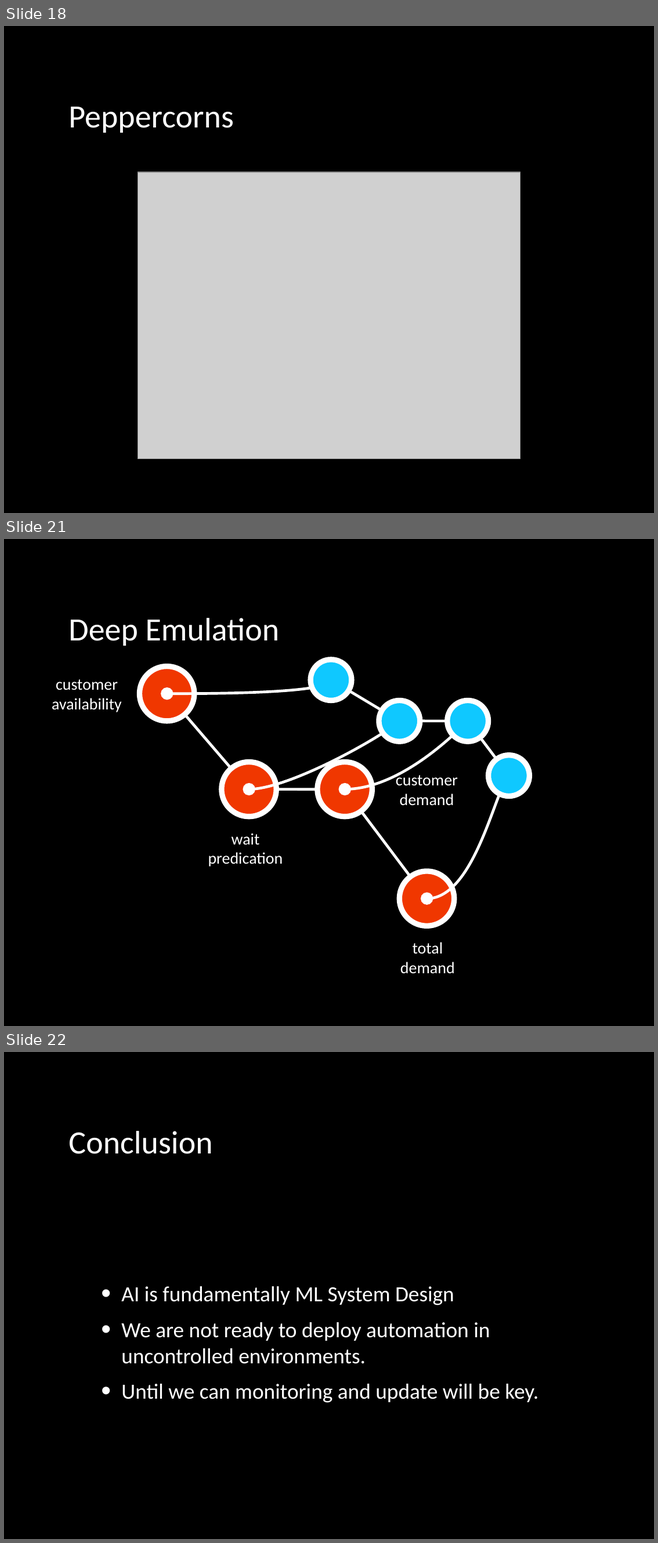
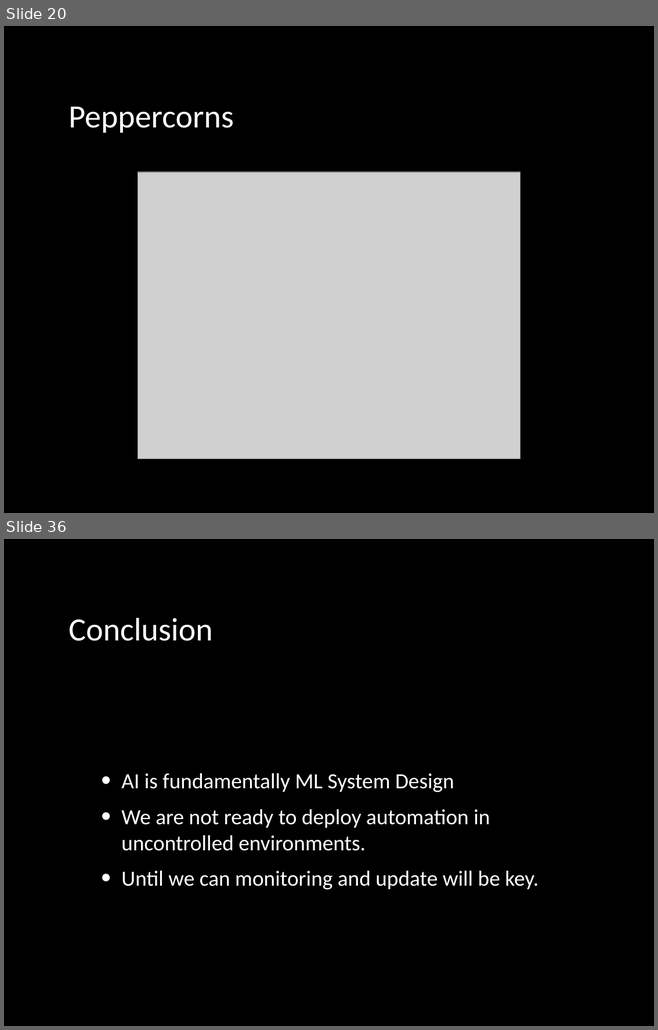
Before and after one commit to lawrennd/slides, a slide deck: 2019-09-20-machine-learning-systems-design.pptx. Shown one above the other, each under a label of ours: slides 18, 21 and 22 before the commit, slides 20 and 36 after it; the slides between them are not shown. The pictures are 658x1543 and 658x1030 pixels, drawn with LibreOffice and Linux fonts; fonts in the diff are those of the drawing; grey boxes stand for pictures. Boxes give left, top, right and bottom in pixels: in the first picture for what was removed or moved away, otherwise in the second. Text is boxed around its words. In the diff, an @@ line names an element or a change of style, - is before the commit and + after.

Commit message:
Update talks for deep learning summit.

```diff
--- a/2019-09-20-machine-learning-systems-design.pptx
+++ b/2019-09-20-machine-learning-systems-design.pptx
@@ slide 21 removed at (4, 539, 654, 1026), background #000000 @@
@@ title removed at (68, 618, 280, 646) @@
-Deep Emulation
@@ ellipse removed at (311, 660, 351, 701) @@
@@ ellipse removed at (140, 667, 194, 721) @@
@@ text removed at (52, 679, 122, 712) @@
-customer
-availability
@@ ellipse removed at (161, 689, 172, 700) @@
@@ line removed from (167, 694) to (249, 789) @@
@@ line removed from (167, 694) to (249, 789) @@
@@ freeform shape removed at (167, 680, 331, 694) @@
@@ line removed from (331, 680) to (399, 721) @@
@@ ellipse removed at (379, 701, 420, 741) @@
@@ ellipse removed at (447, 701, 488, 741) @@
@@ freeform shape removed at (249, 721, 399, 789) @@
@@ freeform shape removed at (344, 721, 467, 789) @@
@@ line removed from (399, 721) to (468, 721) @@
@@ line removed from (468, 721) to (509, 776) @@
@@ ellipse removed at (221, 762, 276, 816) @@
@@ ellipse removed at (317, 762, 372, 816) @@
@@ ellipse removed at (488, 755, 529, 797) @@
@@ text removed at (396, 772, 458, 806) @@
-customer
-demand
@@ freeform shape removed at (427, 776, 509, 898) @@
@@ ellipse removed at (244, 784, 255, 795) @@
@@ line removed from (249, 789) to (344, 789) @@
@@ line removed from (249, 789) to (344, 789) @@
@@ ellipse removed at (339, 784, 350, 795) @@
@@ line removed from (344, 789) to (427, 899) @@
@@ line removed from (344, 789) to (427, 899) @@
@@ text removed at (208, 833, 283, 867) @@
-wait
-predication
@@ ellipse removed at (399, 871, 453, 926) @@
@@ ellipse removed at (421, 893, 432, 904) @@
@@ text removed at (400, 942, 455, 974) @@
-total
-demand
@@ what was slide 18 is now slide 20 @@
@@ what was slide 22 is now slide 36 @@
```
Also in this commit, not shown: 2 slides changed, 19 slides added, 3 other slides removed, 1 other file.
